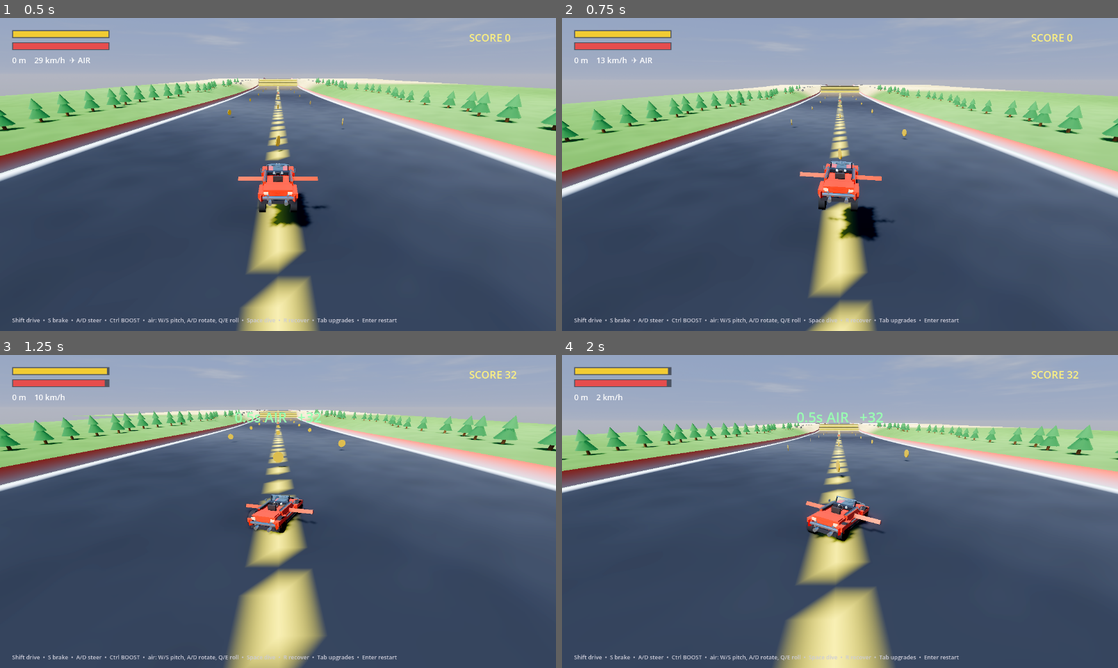
Above: before the commit, frames 1-4 (two rows, left to right).
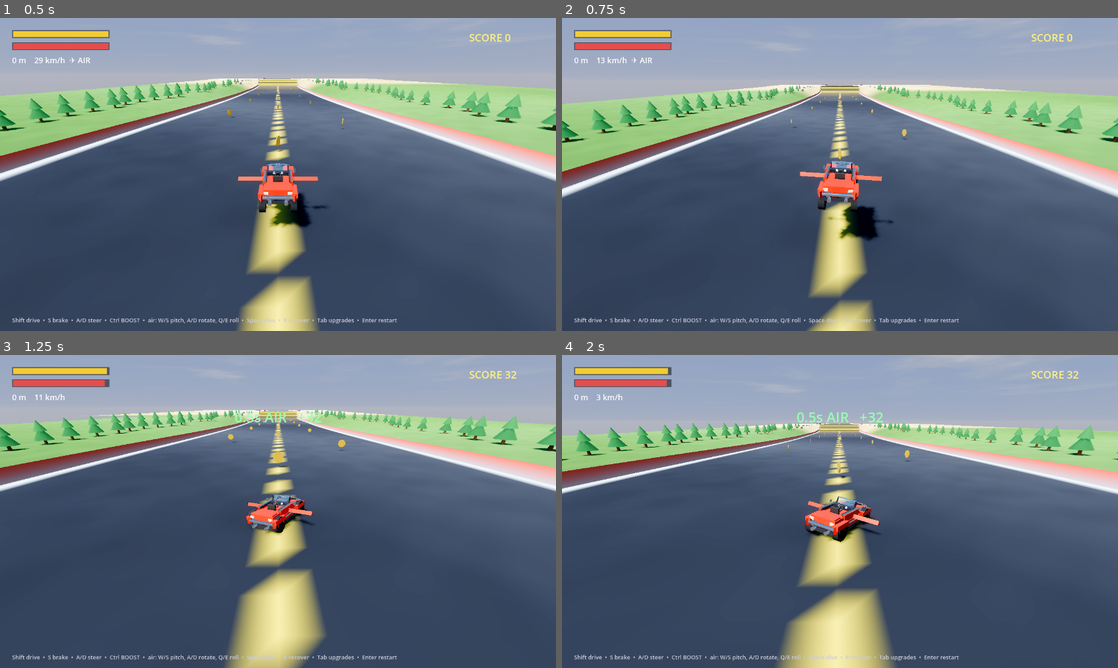
Above: after the commit, the same moments.

Repository: MilkManManiac/HillClimbRacer
Game: Godot game, scene res://scenes/HillClimb.tscn
The game is run twice, just before and just after one commit, with the same random seed, the same clock (stepped at 60 frames per second) and the same inputs.
Inputs (mouse positions are in pixels of both pictures, inside the frame that each line leads up to):
- Up to frame 1 (0.5 s): no input
- Up to frame 2 (0.75 s): tap Enter at 0.5 s; move the mouse to (962, 158) at 0.52 s; hold D (turn_right) from 0.53 s (still down); tap E (speak) at 0.6 s; click (962, 158) at 0.67 s
- Up to frame 3 (1.25 s): keep holding D (turn_right); tap Space at 0.77, 1.07 s
- Up to frame 4 (2 s): release D (turn_right) at 1.25 s; drag from (728, 527) to (812, 574) at 1.27 s

Frame 1 is identical in both runs. In frame 2, 0.1% of the frame differs, in the area x 0-60%, y 23-72%; in frame 3, 1.3%; in frame 4, 3.1%, in the area x 0-100%, y 13-86%.

Commit message:
HC: mass-scaled suspension, monster parts/damage, per-vehicle reset, swap detach fix
- Suspension max force scales with mass (heavy monster no longer bottoms out);
  reverted chassis box geometry that broke the hotrod (sink/undriveable) and
  documented the box-bottom < ray-origin invariant.
- Monster: bigger hull, small wheels that balloon with upgrades, takes damage,
  and bolt-on parts (wings/cage/rockets/engine/cans/airbrake) scale+raise to fit.
- NEW GAME button wipes all progress; per-vehicle upgrade trees; RETRY relabeled.
- Vehicle swap/reset now detaches the old car immediately (remove_child) instead
  of deferred queue_free, so old parts can't ghost over the new car.

Co-Authored-By: Claude Opus 4.8 (1M context) <noreply@anthropic.com>

Diff:
--- a/scripts/hc/HCCar.gd
+++ b/scripts/hc/HCCar.gd
@@ -93,16 +93,28 @@
 # holds just the structural geometry (mass, collision box, wheel track) so the
 # two stay decoupled. Switch vehicles = HCMain frees & recreates the car node.
 @export var vehicle_type: String = "hotrod"
+# INVARIANT: the box bottom (col_y - col.y/2) MUST sit BELOW the wheel-ray origin
+# (local y=0.5). If the box catches the car deeper than that, the ray origins drop
+# under the ground when the car bottoms out, the rays stop seeing ground, the
+# suspension switches off, and the car deadlocks sunk-and-undriveable. Box LENGTH
+# (col.z) is free to trim for facet-snag relief — only the height/col_y matter here.
 const VSPEC := {
-	"hotrod":  {"mass": 850.0,  "col": Vector3(1.9, 0.9, 4.0), "col_y": 0.7,  "fx": 0.9, "fz": 1.4,  "wheelbase": 2.8},
-	"monster": {"mass": 2400.0, "col": Vector3(3.0, 1.8, 5.4), "col_y": 1.3,  "fx": 1.7, "fz": 2.05, "wheelbase": 4.1},
+	"hotrod":  {"mass": 850.0,  "col": Vector3(1.9, 0.9, 3.6), "col_y": 0.7, "fx": 0.9, "fz": 1.4,  "wheelbase": 2.8},
+	"monster": {"mass": 2400.0, "col": Vector3(3.0, 1.8, 4.8), "col_y": 1.3, "fx": 1.7, "fz": 2.05, "wheelbase": 4.1},
 }
 var _vs: Dictionary = VSPEC["hotrod"]
+var _part_scale: float = 1.0   # bolt-on upgrade parts are scaled up to fit a bigger ride
 
 func _ready() -> void:
 	add_to_group("car")   # so world pickups (HCPickup Area3D) can identify the player body
 	_vs = VSPEC.get(vehicle_type, VSPEC["hotrod"])
 	mass = float(_vs.mass)
+	# per-wheel suspension cap MUST scale with weight, else a heavy ride (monster
+	# truck) can't generate enough force to hold itself up — it bottoms out, the
+	# chassis drags, suspension feels dead, and landings never compress. ~13x mass
+	# over 4 wheels gives comfortable headroom above gravity (mass * gravity_force).
+	suspension_max_force = mass * 13.0
+	_part_scale = 1.5 if vehicle_type == "monster" else 1.0   # fit parts to the big truck
 	can_sleep = false
 	continuous_cd = true
 	gravity_scale = 0.0          # we apply gravity manually; avoid double gravity
@@ -129,6 +141,7 @@
 	_build_cans()
 	_build_dust()
 	_build_rockets()
+	_fit_parts()   # raise/scale the bolt-on upgrade parts to fit this vehicle
 	# sidecar removed for now (functions kept dormant; not built/applied)
 
 func _physics_process(delta: float) -> void:
@@ -434,6 +447,35 @@
 		wy = base.y - suspension_rest         # hang at rest droop in the air
 	wm.position = Vector3(base.x, wy, base.z)
 
+## Raise/spread the bolt-on upgrade parts (wings, rudder, rockets, engine, cage,
+## cans, air-brake) so they sit on a bigger ride instead of clustering at hot-rod
+## scale near the wheels. Positions are multiplied by the monster hull's scale-up so
+## each part lands at the analogous spot; the scale itself comes from _part_scale
+## (baked into apply_wings/apply_rockets/apply_engine) or set directly here for the
+## visibility-only parts (cage / cans / air-brake) whose apply_* never touch scale.
+func _fit_parts() -> void:
+	if vehicle_type != "monster":
+		return
+	var pp := Vector3(1.5, 1.65, 1.4)   # mirror the hull scale so parts track the body
+	var move: Array = []
+	move.append_array(_wings)
+	move.append_array(_rockets)
+	for c in _cans:
+		move.append(c)
+	for n in [_rudder, _engine, _airbrake, _cage]:
+		if n:
+			move.append(n)
+	for n in move:
+		n.position = n.position * pp
+	# parts whose apply_* set only visibility must be enlarged here
+	var sc := Vector3(_part_scale, _part_scale, _part_scale)
+	if _cage:
+		_cage.scale = sc
+	if _airbrake:
+		_airbrake.scale = sc
+	for c in _cans:
+		c.scale = sc
+
 func _suspend(ray: RayCast3D, up: Vector3, vel: Vector3) -> bool:
 	ray.force_raycast_update()
 	if not ray.is_colliding():
@@ -443,7 +485,7 @@
 	var compression: float = clamp((suspension_rest - dist) / suspension_rest, -0.3, 1.0)
 	var vdot := up.dot(vel)
 	var force: float = (compression * suspension_stiff - vdot * suspension_damp) * mass * 0.25
-	force = clampf(force, -2000.0, suspension_max_force)
+	force = clampf(force, -mass * 2.5, suspension_max_force)
 	apply_force(up * force, origin - global_position)
 	return true
 
@@ -988,7 +1030,7 @@
 func apply_engine(level: int) -> void:
 	if _engine == null:
 		return
-	var s: float = 0.55 + float(level) * 0.16
+	var s: float = (0.55 + float(level) * 0.16) * _part_scale
 	_engine.scale = Vector3(s, s, s)
 
 # --- roll cage (Suspension upgrade) -----------------------------------------
@@ -1221,7 +1263,7 @@
 func apply_rockets(level: int) -> void:
 	for r in _rockets:
 		r.visible = level > 0
-		var s: float = 0.7 + float(level) * 0.13
+		var s: float = (0.7 + float(level) * 0.13) * _part_scale
 		r.scale = Vector3(s, s, s)
 	# small air nudge (gravity force is ~14450, so even maxed this barely lifts)
 	boost_force = 0.0 if level == 0 else (3500.0 + float(level) * 1800.0)
@@ -1291,7 +1333,7 @@
 ## for a frame on the freshly-spawned interpolated body ("wings on a fresh start").
 func apply_wings(level: int) -> void:
 	var show: bool = level > 0
-	var f: float = clampf(float(level) * 0.22, 0.0, 1.4)
+	var f: float = clampf(float(level) * 0.22, 0.0, 1.4) * _part_scale
 	for w in _wings:
 		w.visible = show
 		w.scale = Vector3(f, f, f)
--- a/scripts/hc/HCMain.gd
+++ b/scripts/hc/HCMain.gd
@@ -73,7 +73,7 @@
 		"fuel_base": 100.0, "fuel_per": 110.0, "fuel_burn": 1.5,
 		# small starting wheels (wheel_rad) that grow a LOT per level (wheel_per),
 		# with ride height (susp) lifting to match so the truck towers when maxed.
-		"land_base": 17.0, "susp_rest": 0.85, "susp_per": 0.34, "wheel_rad": 0.5, "wheel_per": 0.38,
+		"land_base": 11.0, "susp_rest": 0.85, "susp_per": 0.34, "wheel_rad": 0.5, "wheel_per": 0.38,
 		"health_base": 165.0, "grip": 12.0, "gravity": 20.0, "steer": 0.34,
 	},
 }
@@ -90,6 +90,8 @@
 var _shop_money: Label
 var _shop_rows := {}
 var _veh_rows := {}
+var _reset_btn: Button
+var _reset_armed := false   # fresh-start needs a confirm click so it's not a mis-tap
 
 func _ready() -> void:
 	_init_levels()
@@ -424,11 +426,21 @@
 		_shop_rows[key] = {"label": lbl, "desc": desc, "buy": buy}
 
 	var restart := Button.new()
-	restart.text = "RESTART  (Enter)"
+	restart.text = "RETRY  (Enter)  —  keeps your garage"
 	restart.custom_minimum_size = Vector2(0, 46)
 	restart.size_flags_horizontal = Control.SIZE_EXPAND_FILL
 	restart.pressed.connect(_restart)
 	box.add_child(restart)
+
+	# Fresh start: wipe ALL progress (money, every vehicle's upgrades, unlocks) and
+	# return to the starter Hot Rod. Two-click confirm so it can't be a mis-tap.
+	_reset_btn = Button.new()
+	_reset_btn.text = "🔄 NEW GAME  —  wipe ALL upgrades & money"
+	_reset_btn.custom_minimum_size = Vector2(0, 40)
+	_reset_btn.size_flags_horizontal = Control.SIZE_EXPAND_FILL
+	_reset_btn.add_theme_color_override("font_color", Color(1.0, 0.62, 0.55))
+	_reset_btn.pressed.connect(_on_reset_pressed)
+	box.add_child(_reset_btn)
 
 func _shop_label(parent: Node, text: String, size: int, col: Color) -> Label:
 	var l := Label.new()
@@ -482,7 +494,13 @@
 	if _terrain.is_connected("pickup_collected", _on_pickup_collected):
 		_terrain.disconnect("pickup_collected", _on_pickup_collected)
 	if _car:
-		_car.queue_free()
+		# detach IMMEDIATELY (not just queue_free) so the old ride — and its
+		# visible upgrade parts like wings — vanish this frame instead of lingering
+		# in the scene behind the shop until the deferred free finally runs.
+		var old: Node = _car
+		old.remove_from_group("car")
+		remove_child(old)
+		old.queue_free()
 	_car = RigidBody3D.new()
 	_car.set_script(HCCarScript)
 	_car.set("vehicle_type", _vehicle)
@@ -503,7 +521,32 @@
 	if was_visible:
 		_refresh_shop()
 
+## Fresh-start button: first press arms (asks to confirm), second press wipes.
+func _on_reset_pressed() -> void:
+	if not _reset_armed:
+		_reset_armed = true
+		_reset_btn.text = "⚠ CONFIRM — wipe EVERYTHING?"
+		return
+	_fresh_start()
+
+## Wipe all persistent progress and rebuild as the starter Hot Rod.
+func _fresh_start() -> void:
+	_reset_armed = false
+	money = 0
+	_last_earned = 0
+	_shop_summary = ""
+	_init_levels()                                    # zero every vehicle's tree
+	_owned = {"hotrod": true, "monster": false}       # relock everything but the starter
+	_swap_vehicle("hotrod")                           # rebuild the car clean + re-apply zeros
+	if _reset_btn:
+		_reset_btn.text = "🔄 NEW GAME  —  wipe ALL upgrades & money"
+	_refresh_shop()
+
 func _refresh_shop() -> void:
+	# any other shop action cancels a pending fresh-start confirmation
+	if _reset_armed and _reset_btn:
+		_reset_armed = false
+		_reset_btn.text = "🔄 NEW GAME  —  wipe ALL upgrades & money"
 	var bank := "TOTAL MONEY:  $%d   (kept between tries)" % money
 	_shop_money.text = (_shop_summary + "\n" + bank) if _shop_summary != "" else bank
 	for vk in VEH_KEYS:
